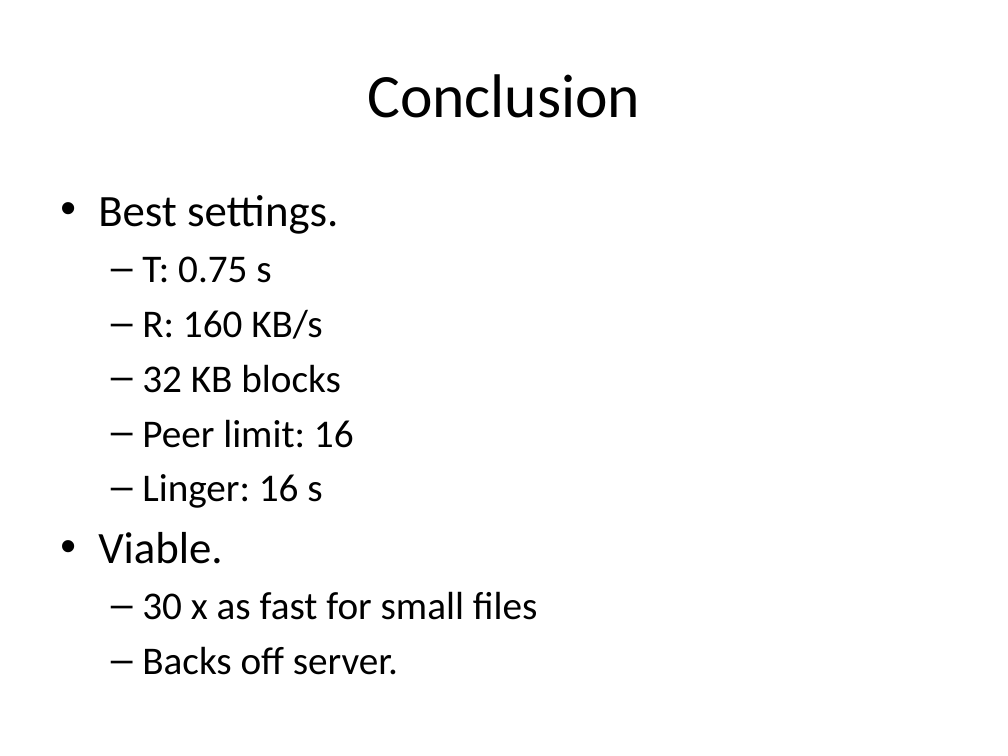
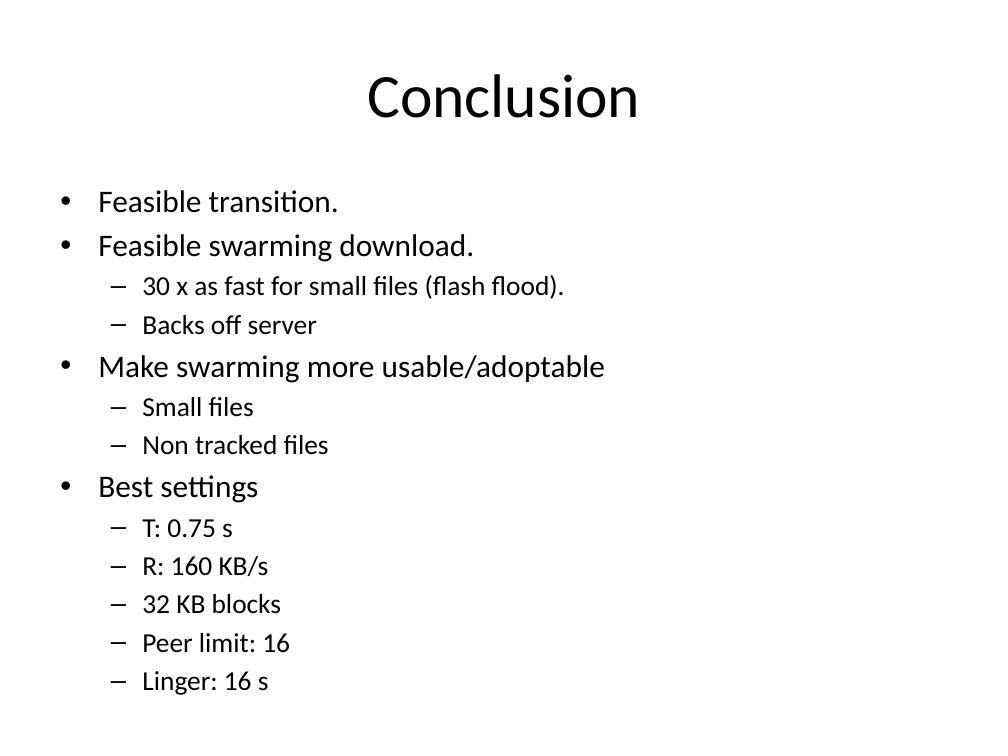
Before and after one commit to rdp/p2pwebclient, a slide deck: slide 36 of thesis_presentation/How to Make the Internet Faster.pptx (slide 35 before the commit). Drawn at 1008x756 pixels with LibreOffice and Linux fonts; fonts in the diff are those of the drawing. Boxes give left, top, right and bottom in pixels: in the first picture for what was removed or moved away, otherwise in the second. Text is boxed around its words. In the diff, an @@ line names an element or a change of style, - is before the commit and + after.

```diff
--- a/thesis_presentation/How to Make the Internet Faster.pptx
+++ b/thesis_presentation/How to Make the Internet Faster.pptx
@@ text at (x1=98, y1=190, x2=605, y2=503): text changed; size 32 to 22.4 pt @@
-• Best settings.
+• Feasible transition.
+• Feasible swarming download.
+  – 30 x as fast for small files (flash flood).
+  – Backs off server
+• Make swarming more usable/adoptable
+  – Small files
+  – Non tracked files
+• Best settings
@@ text at (x1=98, y1=532, x2=537, y2=675): paragraphs removed @@
-• Viable.
-  – 30 x as fast for small files
-  – Backs off server.
@@ text at (x1=142, y1=519, x2=290, y2=691): size 28 to 19.6 pt in "T: 0.75 s", "R: 160 KB/s", "32 KB blocks", "Peer limit: 16" and 1 more places; less space between paragraphs @@
```
Also in this commit, not shown: 20 other slides changed, 2 slides added, 2 slides removed.
